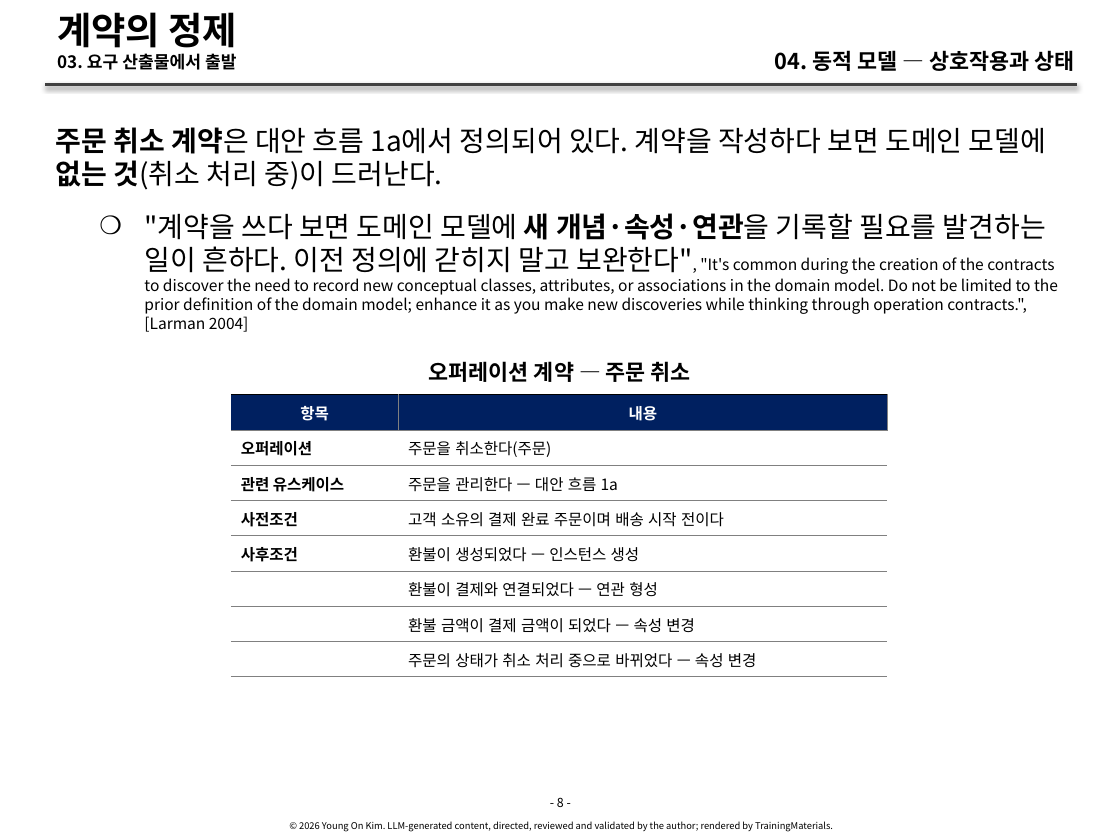
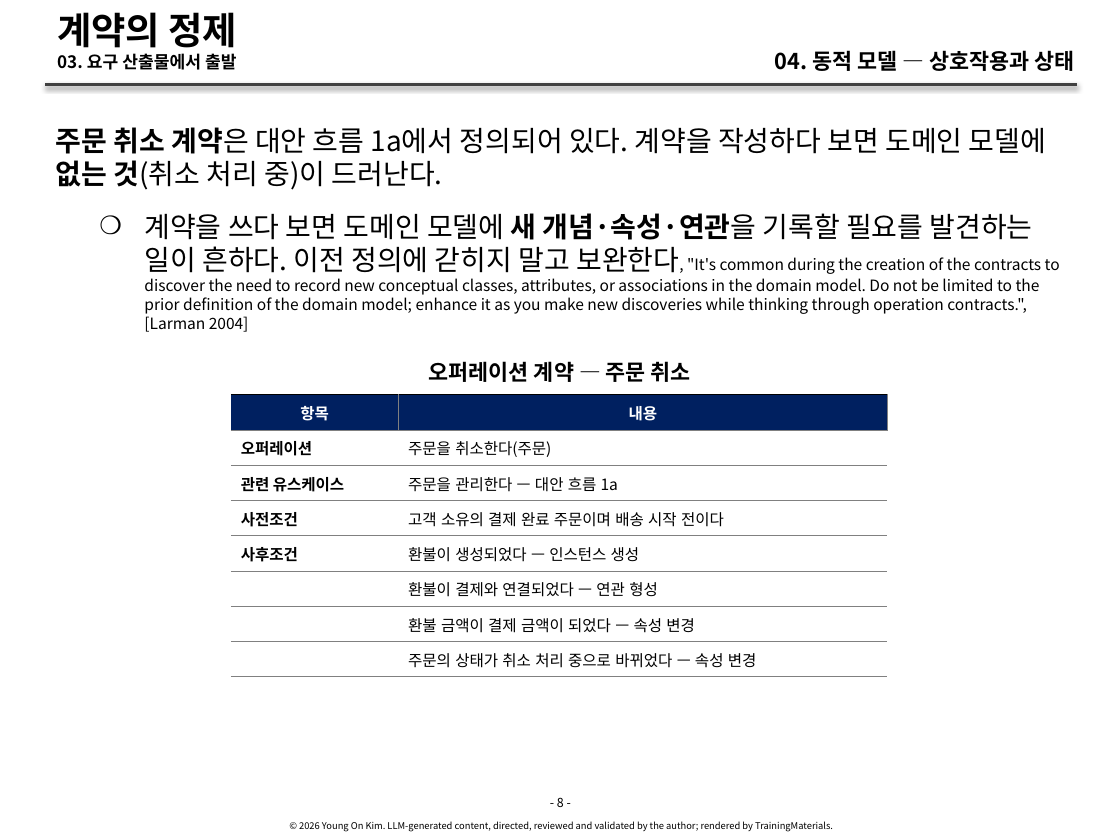
Before and after one commit to YoungSan77/TrainingMaterials, a slide deck: slide 8 of courses/ooad/sessions/s04.pptx. Drawn at 1120x840 pixels with LibreOffice and Linux fonts; fonts in the diff are those of the drawing. Boxes give left, top, right and bottom in pixels: in the first picture for what was removed or moved away, otherwise in the second. Text is boxed around its words. In the diff, an @@ line names an element or a change of style, - is before the commit and + after.

```diff
--- a/courses/ooad/sessions/s04.pptx
+++ b/courses/ooad/sessions/s04.pptx
@@ text at [144, 213, 1060, 332]: text changed @@
-    ❍ "계약을 쓰다 보면 도메인 모델에 새 개념·속성·연관을 기록할 필요를 발견하는 일이 흔하다. 이전 정의에 갇히지 말고 보완한다", "It's common during the creation of the contracts to discover the need to record new conceptual classes, attributes, or associations in the domain model. Do not be limited to the prior definition of the domain model; enhance it as you make new discoveries while thinking through operation contracts.", [Larman 2004]
+    ❍ 계약을 쓰다 보면 도메인 모델에 새 개념·속성·연관을 기록할 필요를 발견하는 일이 흔하다. 이전 정의에 갇히지 말고 보완한다, "It's common during the creation of the contracts to discover the need to record new conceptual classes, attributes, or associations in the domain model. Do not be limited to the prior definition of the domain model; enhance it as you make new discoveries while thinking through operation contracts.", [Larman 2004]
```
Also in this commit, not shown: 13 other slides changed, 35 other files.
